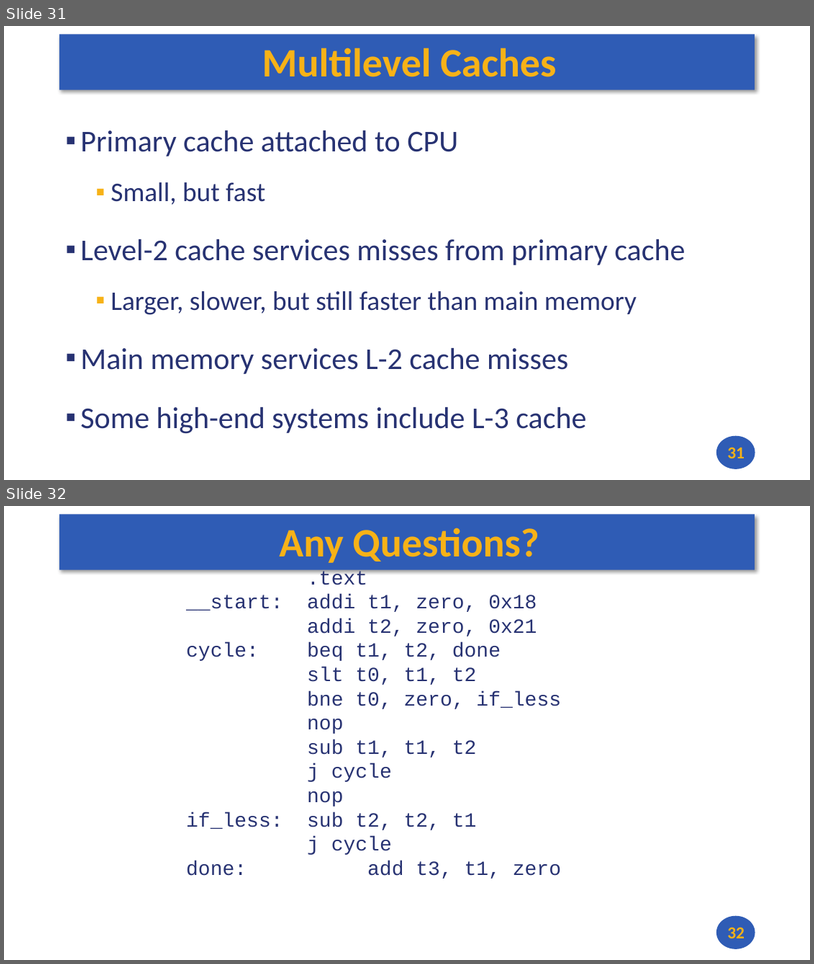
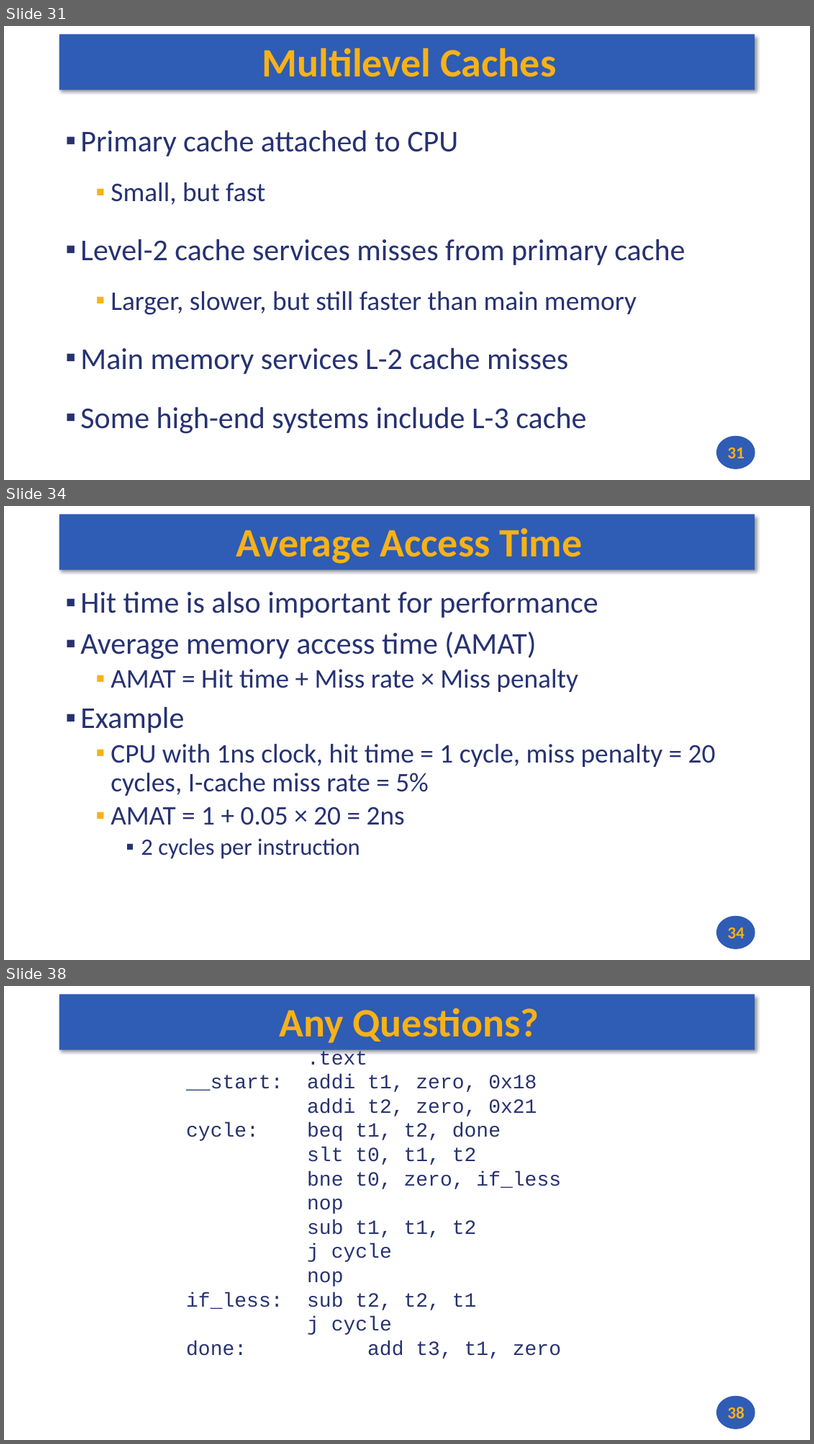
Before and after one commit to andrewt0301/hse-acos-course, a slide deck: docs/part1ca/11_Caches/CA_Lecture_11.pptx. Shown one above the other, each under a label of ours: slides 31 and 32 before the commit, slides 31, 34 and 38 after it; the slides between them are not shown. The pictures are 814x964 and 814x1444 pixels, drawn with LibreOffice and Linux fonts; fonts in the diff are those of the drawing. Boxes give left, top, right and bottom in pixels: in the first picture for what was removed or moved away, otherwise in the second. Text is boxed around its words. In the diff, an @@ line names an element or a change of style, - is before the commit and + after.

```diff
--- a/docs/part1ca/11_Caches/CA_Lecture_11.pptx
+++ b/docs/part1ca/11_Caches/CA_Lecture_11.pptx
@@ slide 34 added at <box>4,506,810,960</box>, background #FFFFFF; not listed: 2 template elements that a slide beside it also shows @@
@@ title added at <box>237,528,582,564</box>, 48 pt, text #F7B217, bold @@
+Average Access Time
@@ text added at <box>80,592,716,859</box>, 32 pt, text #273272 @@
+▪ Hit time is also important for performance
+▪ Average memory access time (AMAT)
+  ▪ AMAT = Hit time + Miss rate × Miss penalty
+▪ Example
+  ▪ CPU with 1ns clock, hit time = 1 cycle, miss penalty = 20 cycles, I-cache miss rate = 5%
+  ▪ AMAT = 1 + 0.05 × 20 = 2ns
+    ▪ 2 cycles per instruction
@@ page number added at <box>728,926,745,938</box>, 20 pt, text #F7B217, bold @@
+34
@@ what was slide 32 is now slide 38 @@
@@ page number at <box>728,1406,745,1418</box>: text changed @@
-32
+38
```
Also in this commit, not shown: 5 other slides added, 2 other files.
